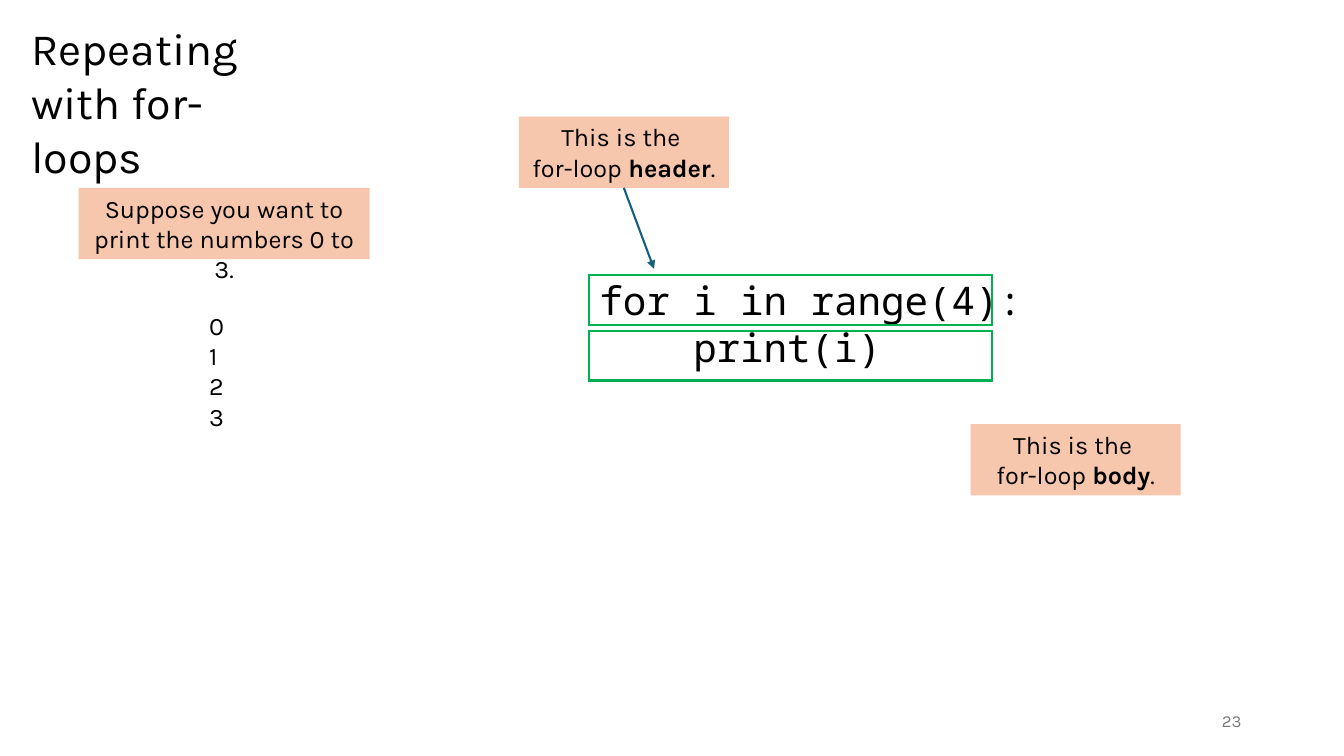
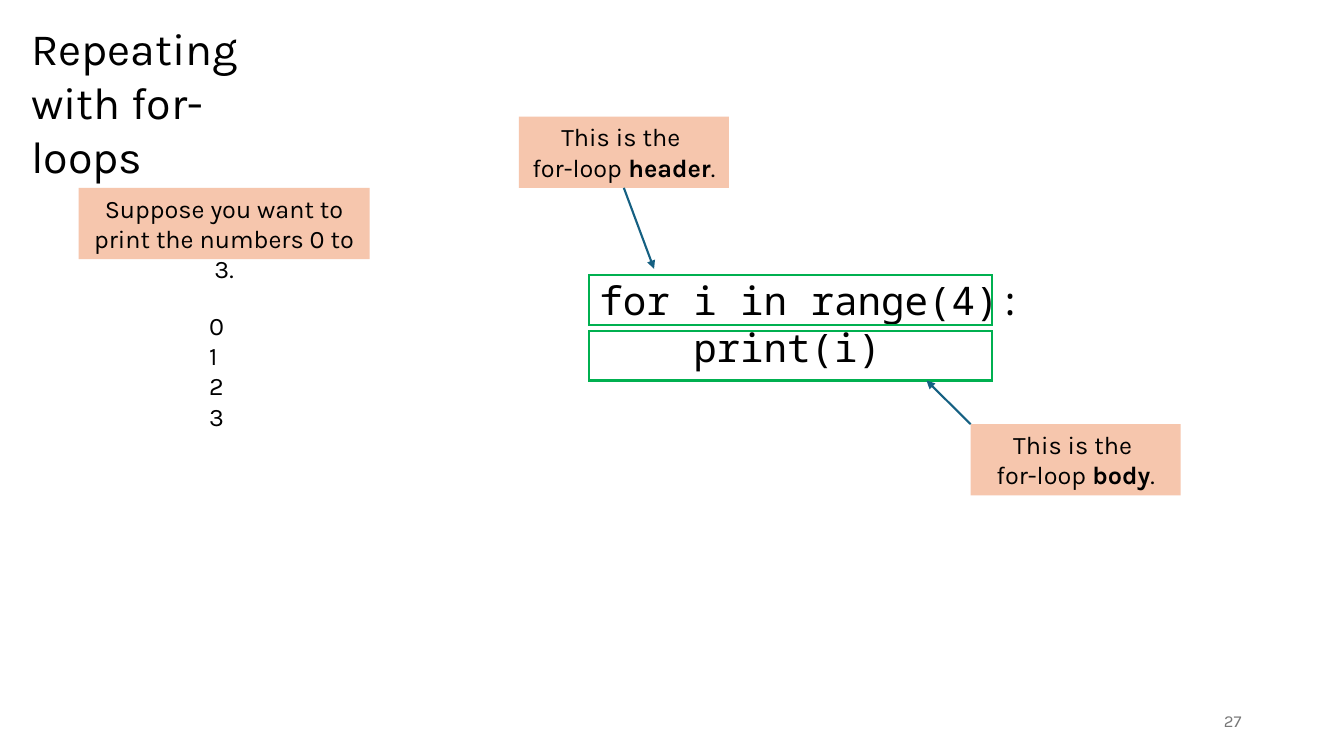
Before and after one commit to tjd1234/cmpt120fall2024, a slide deck: slide 27 of lecture_notes/chapter3/chapter3.pptx (slide 23 before the commit). Drawn at 1344x756 pixels with LibreOffice and Linux fonts; fonts in the diff are those of the drawing. Boxes give left, top, right and bottom in pixels: in the first picture for what was removed or moved away, otherwise in the second. Text is boxed around its words. In the diff, an @@ line names an element or a change of style, - is before the commit and + after.

```diff
--- a/lecture_notes/chapter3/chapter3.pptx
+++ b/lecture_notes/chapter3/chapter3.pptx
@@ arrow added from (971, 424) to (927, 381), #156082 1.5 pt @@
@@ page number at (x1=1224, y1=716, x2=1242, y2=727): text changed @@
-23
+27
```
Also in this commit, not shown: 9 other slides changed, 12 slides added, 1 other file.
